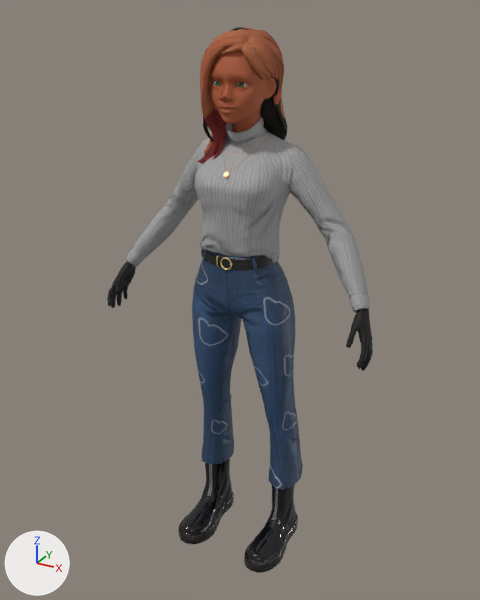
One commit to the glTF model public/assets/models/character/Survivor5.glb: the scene before it, then after it.
Rendered twice from a 50 mm lens placed at (0.941, -1.769, 1.819), pointed at (-0.014, -0.031, 0.951). The lights are fixed; the arrows at lower left show +X, +Y and +Z.

The first picture shows 'Wolf3D_Body', 'Wolf3D_Hair', 'Wolf3D_Head', 'Wolf3D_Outfit_Bottom', 'Wolf3D_Outfit_Footwear', 'Wolf3D_Outfit_Top'.
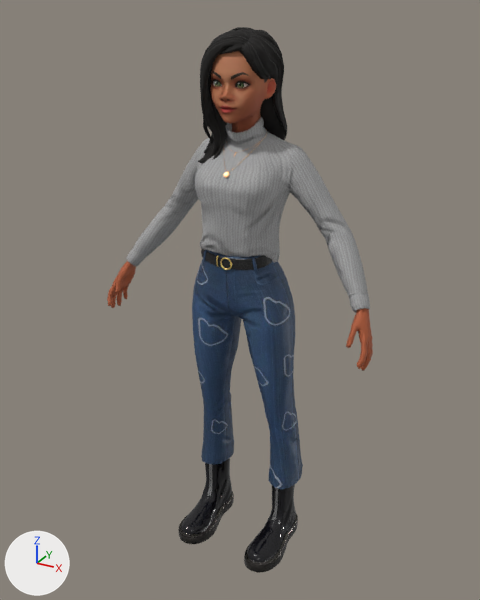
Where the change shows, as pixel boxes (x1, y1, x2, y2) in the pictures (480 x 600 px):
```json
{"object": "Wolf3D_Hair", "change": "surface changed", "before": [198, 27, 286, 164], "after": [198, 27, 286, 164], "on screen": "brown to black"}
{"object": "Wolf3D_Body", "change": "surface changed", "before": [107, 261, 373, 371], "after": [107, 261, 373, 371], "on screen": "black to brown"}
```

Scene script edits in JSON lines:
```json
{"block": "mat_wolf3d_body", "where": "n2 = _N.new('ShaderNodeTexImage'); n2.name = 'Image Texture'"}
{"op": "set", "path": "n2.image", "old": "img_basecolor_002", "new": "img_basecolor_001"}
{"block": "mat_wolf3d_hair", "where": "n2 = _N.new('ShaderNodeTexImage'); n2.name = 'Image Texture'"}
{"op": "set", "path": "n2.image", "old": "img_basecolor_003", "new": "img_basecolor_002"}
```
